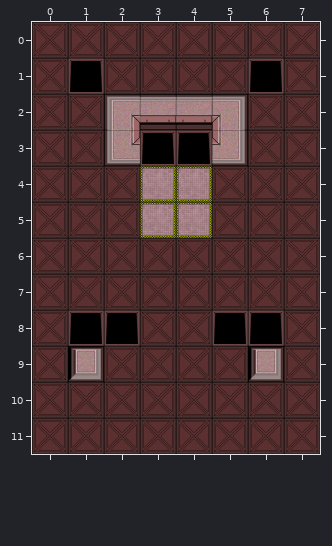
Level history. Tiled map (JSON): assets/maps/env_test_00.json. The picture above is the old version.
Cells are 128x128 px. Shown: x 0..7, y 0..11.
The same view after the edit:
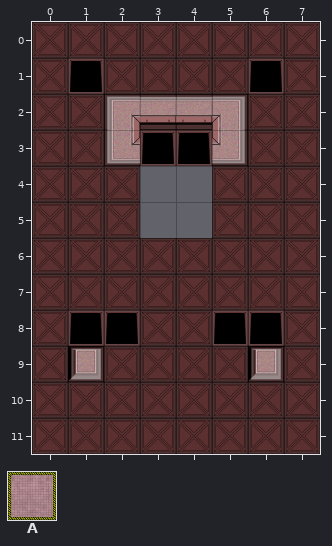
Key: from "env": A 0.
Objects are placed by their top-left corner, in cells (3,4 is the top-left corner of cell 3,4); size is 1x1 cell unless given.
The exact change:
Layer "objects":
Object A at 3,4 is removed.
Object A at 4,4 is removed.
Object A at 4,5 is removed.
Object A at 3,5 is removed.
Boxes around the changes in both pictures, in picture pixels (x1, y1, x2, y2):
removed: (140, 166, 212, 238)
